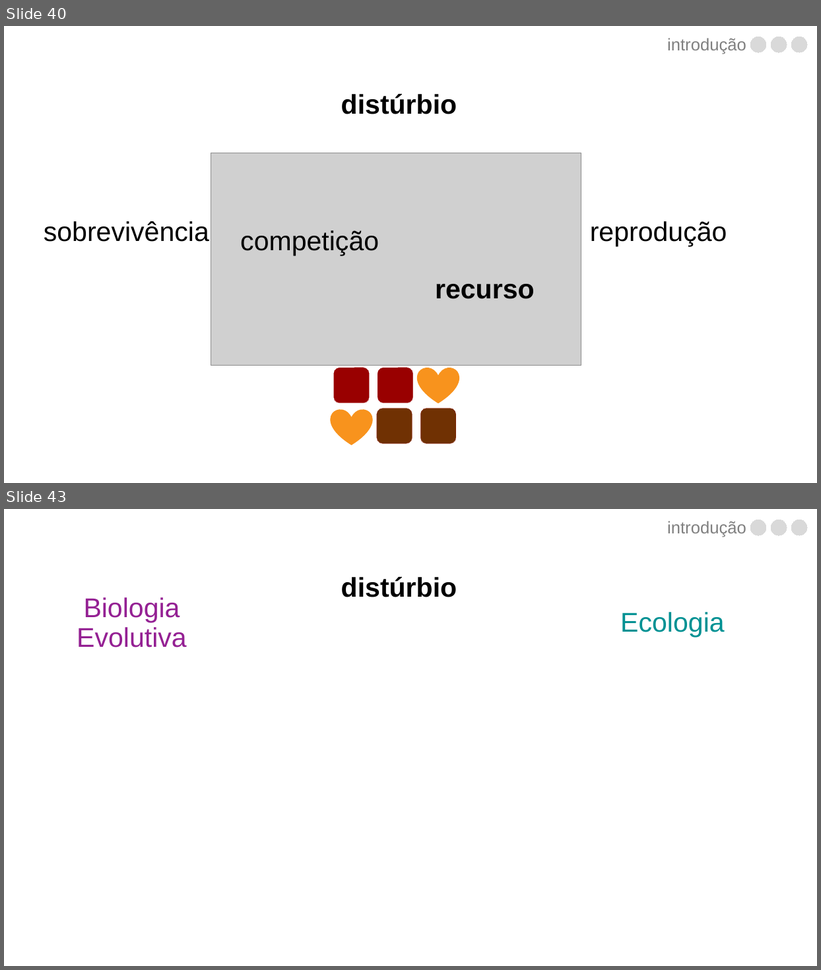
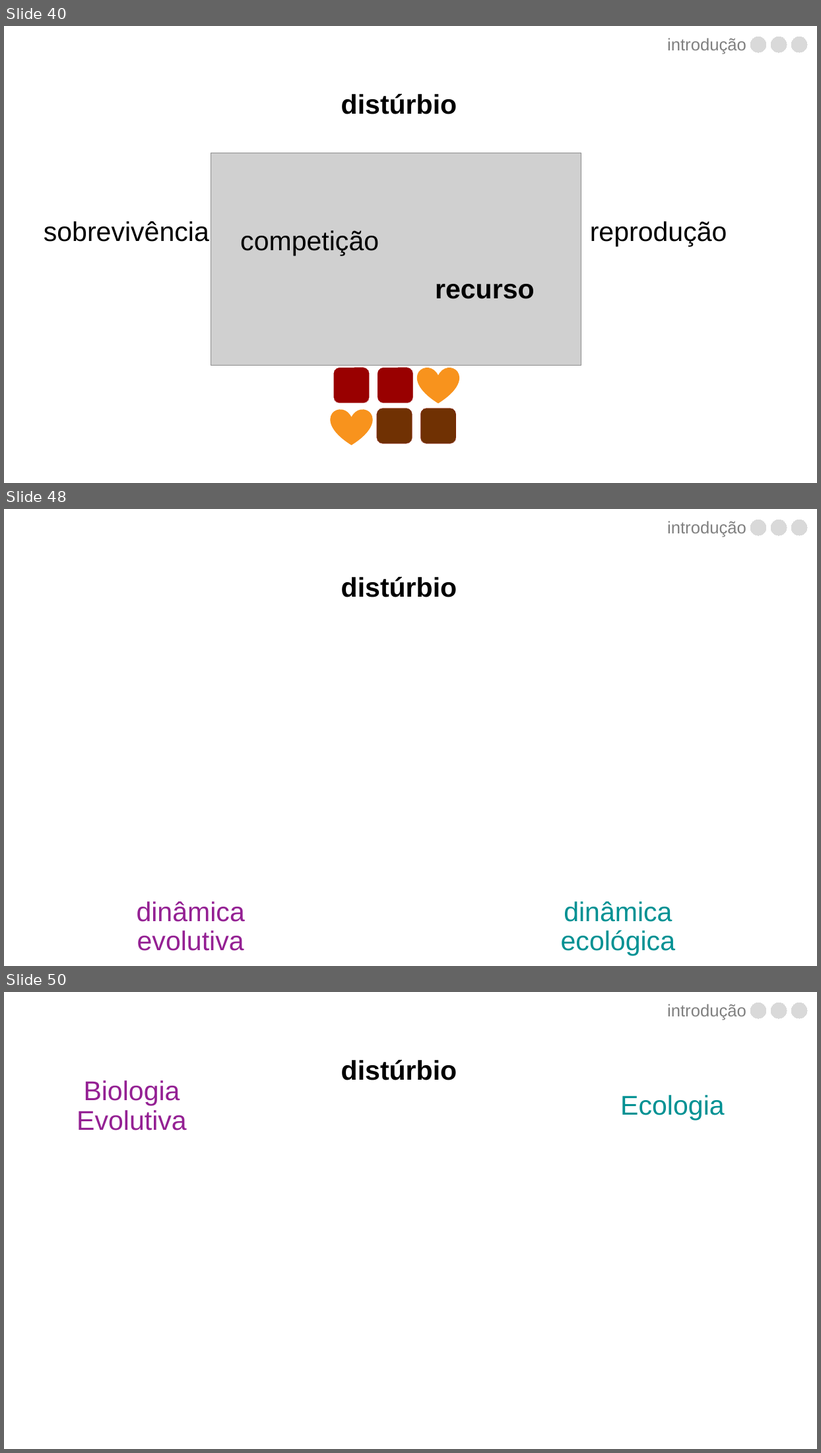
Before and after one commit to luisanovara/dissertacao, a slide deck: DEFESA.pptx. Shown one above the other, each under a label of ours: slides 40 and 43 before the commit, slides 40, 48 and 50 after it; the slides between them are not shown. The pictures are 821x970 and 821x1453 pixels, drawn with LibreOffice and Linux fonts; fonts in the diff are those of the drawing; grey boxes stand for pictures. Boxes give left, top, right and bottom in pixels: in the first picture for what was removed or moved away, otherwise in the second. Text is boxed around its words. In the diff, an @@ line names an element or a change of style, - is before the commit and + after.

```diff
--- a/DEFESA.pptx
+++ b/DEFESA.pptx
@@ slide 48 added at (4, 509, 817, 966), background #FFFFFF @@
@@ text added at (667, 521, 746, 537), 20 pt, text #808080 @@
+introdução
@@ freeform shape added at (750, 520, 766, 536), fill #D9D9D9, outline #D9D9D9 0 pt @@
@@ freeform shape added at (772, 520, 787, 536), fill #D9D9D9, outline #D9D9D9 0 pt @@
@@ freeform shape added at (791, 520, 807, 536), fill #D9D9D9, outline #D9D9D9 0 pt @@
@@ text added at (341, 577, 457, 597), 32 pt, text #000000, bold @@
+distúrbio
@@ text added at (137, 902, 245, 951), 32 pt, text #942093 @@
+dinâmica evolutiva
@@ text added at (561, 902, 675, 956), 32 pt, text #009193 @@
+dinâmica ecológica
@@ what was slide 43 is now slide 50 @@
```
Also in this commit, not shown: 2 slides changed, 6 other slides added.
